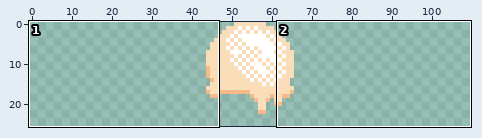
File history of a sprite sheet, assets/images/scoops/vanilla_plop.png. Above, an overview of the earlier version with the close-up marked.
Close-up. Before the commit:
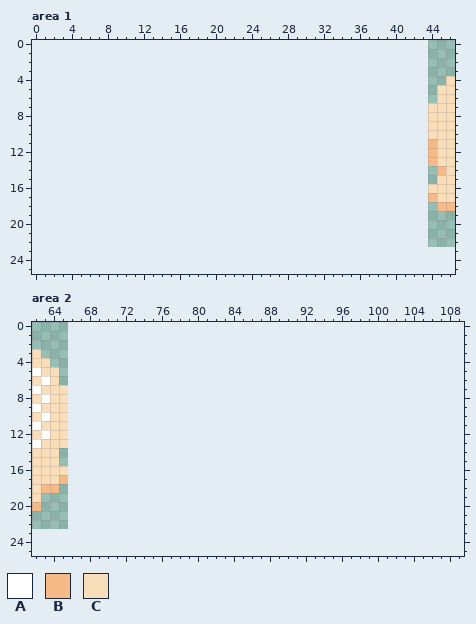
The file is 22x23 pixels. Shown: area 1: x 0..46, y 0..25; area 2: x 62..109, y 0..25. The old version is drawn lined up with the new one, on the new canvas.
Palette (. is transparent): A #ffffff  B #f6ba89  C #fadeb9
Pixels before, area 1, first column x 44:
 4 ..C
 5 .CC
 6 .CC
 7 CCC
 8 CCC
 9 CCC
10 CCC
11 BCC
12 BCC
13 BCC
14 .BC
15 .CC
16 CCC
17 BCC
18 .BB
Pixels before, area 2, first column x 62:
 3 C...
 4 CC..
 5 ACC.
 6 CAC.
 7 ACCC
 8 CACC
 9 ACCC
10 CACC
11 ACCC
12 CACC
13 ACCC
14 CCC.
15 CCC.
16 CCCC
17 CCCB
18 CBB.
19 C...
20 B...
Now the later version:
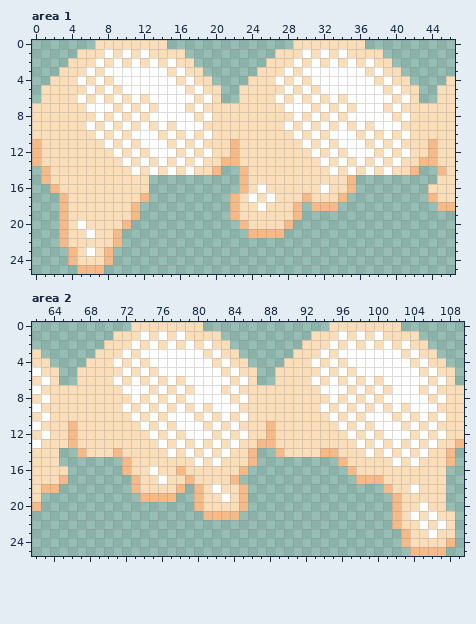
Commit message: animated plops
From old to new:
canvas 22x23 -> 110x26, the old top-left corner now at 44,0
Area 1:
y 0: x 7..14 ........ -> CCCCCCCC; x 29..36 ........ -> CCCCCCCC
y 1: x 5..16 ............ -> CCCACACACCCC; x 27..38 ............ -> CCCACACACCCC
y 2: x 4..17 .............. -> CCCACACACACACC; x 26..39 .............. -> CCCACACACACACC
y 3: x 3..18 ................ -> CCCACAAAAAAACACC; x 25..40 ................ -> CCCACAAAAAAACACC
y 4: x 2..19 .................. -> CCCACACAAAAAAACACC; x 24..41 .................. -> CCCACACAAAAAAACACC
y 5: x 1..20 .................... -> CCCCCACACAAAAAAACACC; x 23..42 .................... -> CCCCCACACAAAAAAACACC
y 6: x 1..20 .................... -> CCCCACACACACAAAAACAC; x 23..42 .................... -> CCCCACACACACAAAAACAC
y 7: x 0..43 ............................................ -> CCCCCCAAACACACAAACACCCCCCCCCAAACACACAAACACCC
y 8: x 0..43 ............................................ -> CCCCCCCACACACAAAAACACCCCCCCCCACACACAAAAACACC
y 9: x 0..43 ............................................ -> CCCCCCACACACACACAAACCCCCCCCCACACACACACAAACCC
y 10: x 0..43 ............................................ -> CCCCCCCACACAAACACACACCCCCCCCCACACAAACACACACC
y 11: x 0..43 ............................................ -> BCCCCCCCACACAAACACACCCBCCCCCCCACACAAACACACCC
y 12: x 0..43 ............................................ -> BCCCCCCCCACACAAACACACCBCCCCCCCCACACAAACACACC
y 13: x 0..43 ............................................ -> BCCCCCCCCCACACACACACCBBCCCCCCCCCACACACACACCB
y 14: x 1..20 .................... -> BCCCCCCCCCACACACACCB; x 23..42 .................... -> BCCCCCCCCCACACACACCB
y 15: x 1..12 ............ -> BCCCCCCCCCCC; x 23..35 ............. -> BCCCCCCCCCCCB
y 16: x 2..12 ........... -> BCCCCCCCCCC; x 23..35 ............. -> BCACCCCCCACCB
y 17: x 3..12 .......... -> BCCCCCCCCB; x 22..34 ............. -> BCACACCCBCCCB
y 18: x 3..11 ......... -> BCCCCCCCB; x 22..29 ........ -> BCCACCCB; x 31..33 ... -> BBB
y 19: x 3..11 ......... -> BCCCCCCCB; x 22..29 ........ -> BCCCCCCB
y 20: x 3..10 ........ -> BCACCCCB; x 23..28 ...... -> BCCCCB
y 21: x 3..9 ....... -> BCCACCB; x 24..27 .... -> BBBB
y 22: x 3..9 ....... -> BCCCCCB
y 23: x 4..8 ..... -> BCACB
y 24: x 4..8 ..... -> BCCCB
y 25: x 5..7 ... -> BBB
Area 2:
y 0: x 73..80 ........ -> CCCCCCCC; x 95..102 ........ -> CCCCCCCC
y 1: x 71..82 ............ -> CCCACACACCCC; x 93..104 ............ -> CCCACACACCCC
y 2: x 70..83 .............. -> CCCACACACACACC; x 92..105 .............. -> CCCACACACACACC
y 3: x 69..84 ................ -> CCCACAAAAAAACACC; x 91..106 ................ -> CCCACAAAAAAACACC
y 4: x 68..85 .................. -> CCCACACAAAAAAACACC; x 90..107 .................. -> CCCACACAAAAAAACACC
y 5: x 67..86 .................... -> CCCCCACACAAAAAAACACC; x 89..108 .................... -> CCCCCACACAAAAAAACACC
y 6: x 67..86 .................... -> CCCCACACACACAAAAACAC; x 89..108 .................... -> CCCCACACACACAAAAACAC
y 7: x 66..109 ............................................ -> CCCCCCAAACACACAAACACCCCCCCCCAAACACACAAACACCC
y 8: x 66..109 ............................................ -> CCCCCCCACACACAAAAACACCCCCCCCCACACACAAAAACACC
y 9: x 66..109 ............................................ -> CCCCCCACACACACACAAACCCCCCCCCACACACACACAAACCC
y 10: x 66..109 ............................................ -> CCCCCCCACACAAACACACACCCCCCCCCACACAAACACACACC
y 11: x 66..109 ............................................ -> BCCCCCCCACACAAACACACCCBCCCCCCCACACAAACACACCC
y 12: x 66..109 ............................................ -> BCCCCCCCCACACAAACACACCBCCCCCCCCACACAAACACACC
y 13: x 66..109 ............................................ -> BCCCCCCCCCACACACACACCBBCCCCCCCCCACACACACACCB
y 14: x 67..86 .................... -> BCCCBCCCCCACACACACCB; x 89..108 .................... -> BCCCCBBCCCACACACACCB
y 15: x 72..86 ............... -> BCCCCCCCACACCCB; x 96..108 ............. -> BCCCCCACACCCB
y 16: x 72..85 .............. -> BCCACCBCCCCCCB; x 97..107 ........... -> BCCCCCCCCCC
y 17: x 73..84 ............ -> BCCACCBCCCCB; x 98..107 .......... -> BBBCCCCCCC
y 18: x 73..78 ...... -> BCCCCB; x 80..85 ...... -> BCACCB; x 101..107 ....... -> BCCACCC
y 19: x 74..77 .... -> BBBB; x 80..85 ...... -> BCCACB; x 102..107 ...... -> BCCCCC
y 20: x 80..85 ...... -> BCCCCB; x 102..107 ...... -> BCCACC
y 21: x 81..84 .... -> BBBB; x 102..108 ....... -> BCACACC
y 22: x 102..108 ....... -> BCCACAC
y 23: x 103..108 ...... -> BCCACC
y 24: x 103..108 ...... -> BCCCCB
y 25: x 104..107 .... -> BBBB
